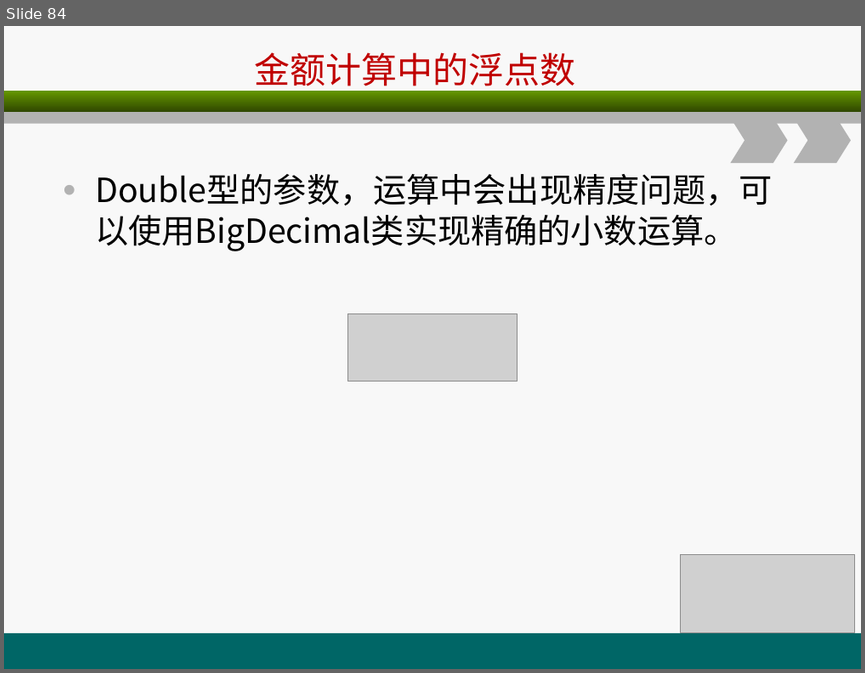
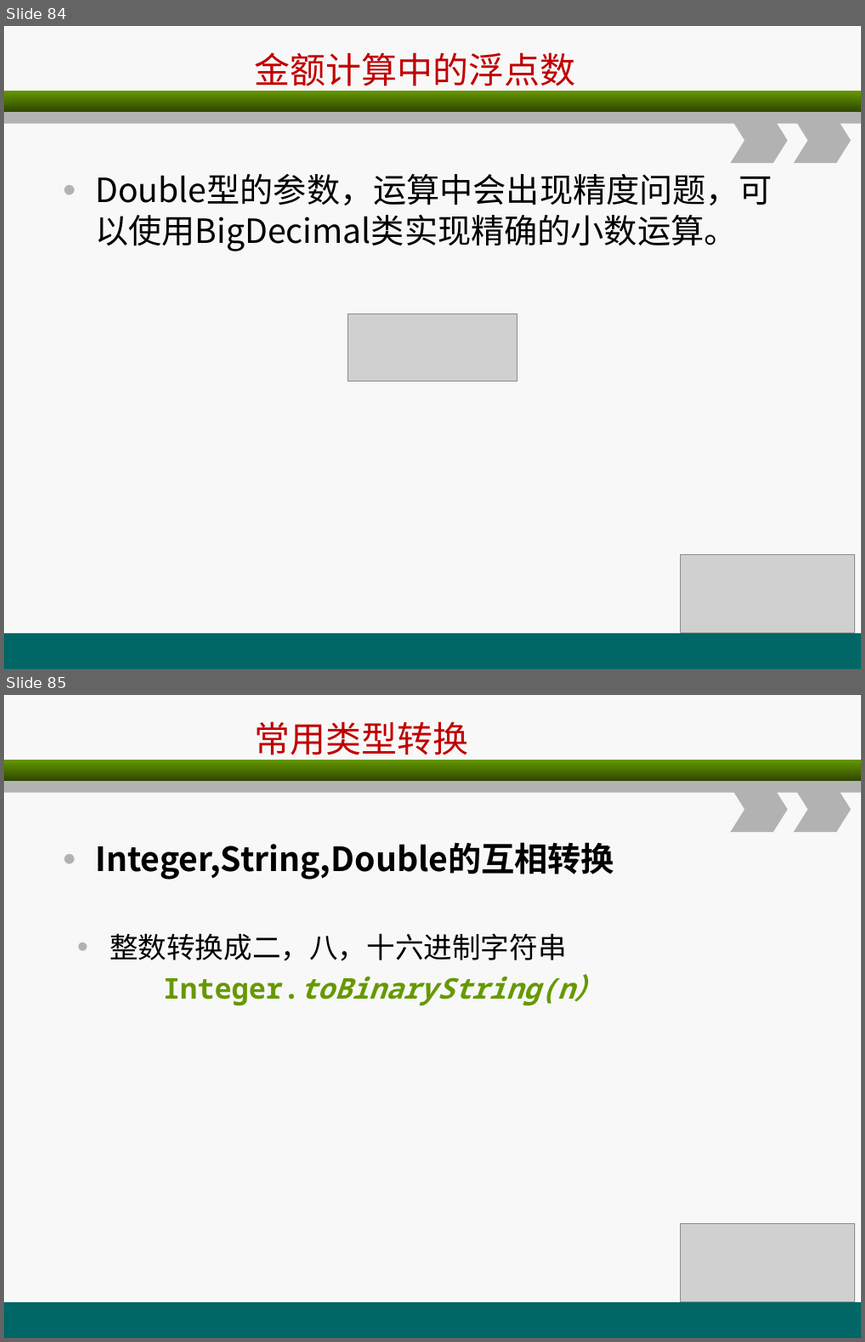
Before and after one commit to christwei/gitDoc, a slide deck: 课件/环宇/java编程基础/A3.ppt. Shown one above the other, each under a label of ours: slide 84 before the commit, slides 84 and 85 after it. The pictures are 865x673 and 865x1342 pixels, drawn with LibreOffice and Linux fonts; fonts in the diff are those of the drawing; grey boxes stand for pictures. Boxes give left, top, right and bottom in pixels: in the first picture for what was removed or moved away, otherwise in the second. Text is boxed around its words. In the diff, an @@ line names an element or a change of style, - is before the commit and + after.

Commit message:
5/26—15：21更新

```diff
--- a/课件/环宇/java编程基础/A3.ppt
+++ b/课件/环宇/java编程基础/A3.ppt
@@ slide 85 added at [4,695,861,1338], background #F8F8F8; not listed: 5 template elements that a slide beside it also shows @@
@@ title added at [254,721,468,760], 30 pt, text #C00000 @@
+常用类型转换
@@ text added at [95,842,614,879], 28 pt, text #000000, bold @@
+• Integer,String,Double的互相转换
@@ text added at [109,933,602,1006], 24 pt, text #669900, bold @@
+• 整数转换成二，八，十六进制字符串
+Integer.toBinaryString(n）
@@ picture added at [680,1224,855,1303] @@
```
